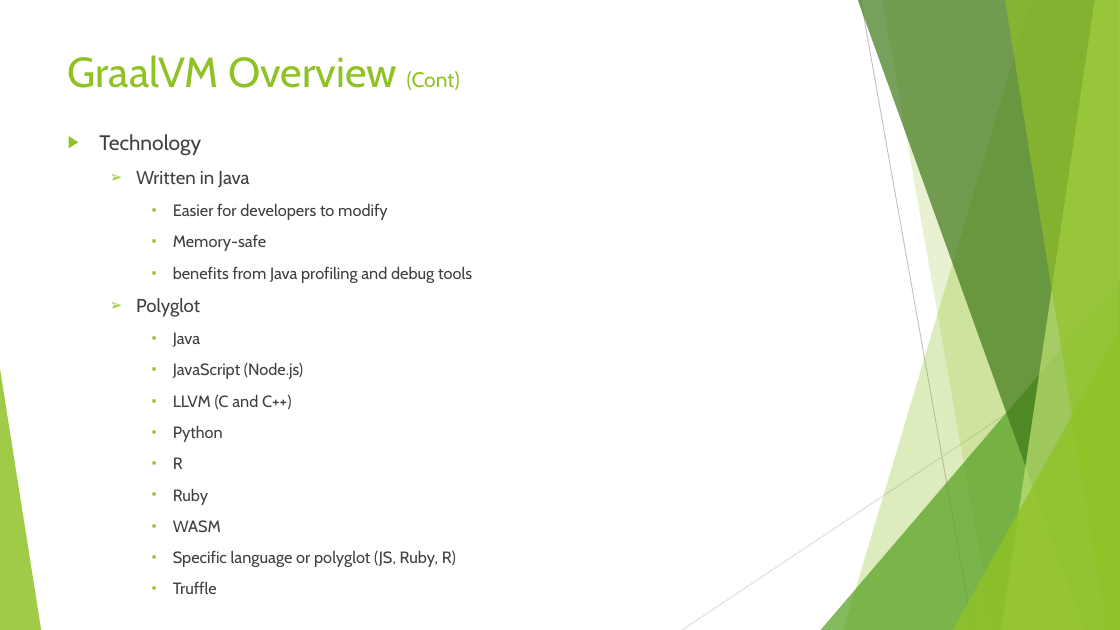
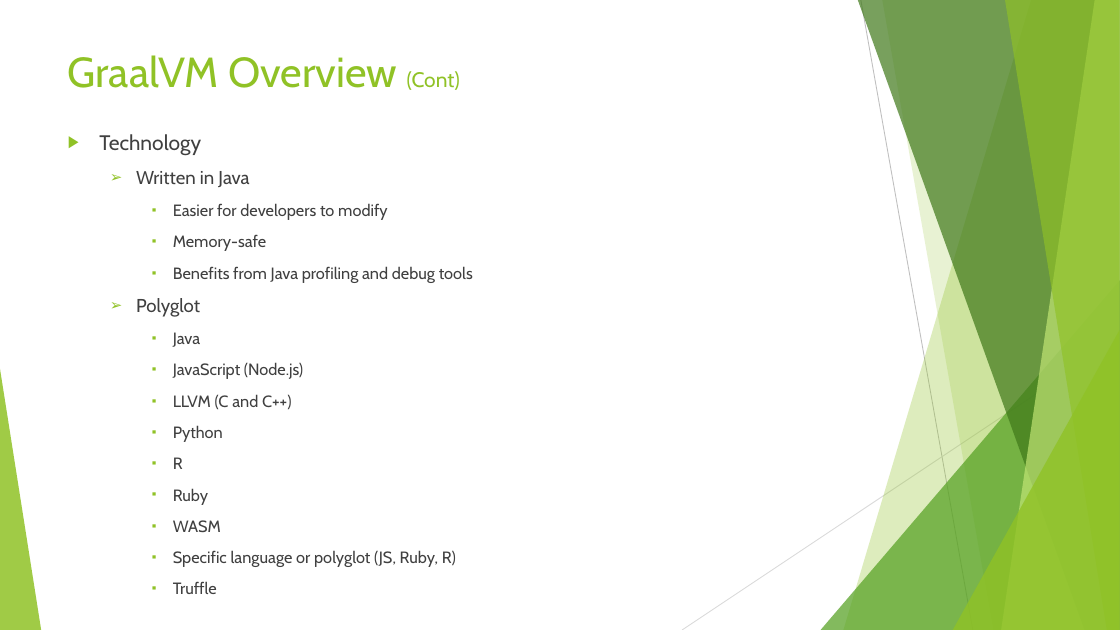
Before and after one commit to Rohan427/Qpid4Graal, a slide deck: slide 11 of doc/reference/GraalVm _Upgrade.pptx. Drawn at 1120x630 pixels with LibreOffice and Linux fonts; fonts in the diff are those of the drawing. Boxes give left, top, right and bottom in pixels: in the first picture for what was removed or moved away, otherwise in the second. Text is boxed around its words. In the diff, an @@ line names an element or a change of style, - is before the commit and + after.

Commit message:
GraalVM Upgrade PPT RC1

```diff
--- a/doc/reference/GraalVm _Upgrade.pptx
+++ b/doc/reference/GraalVm _Upgrade.pptx
@@ text at (173,266,473,283): text changed @@
-    ▪ benefits from Java profiling and debug tools
+    ▪ Benefits from Java profiling and debug tools
```
Also in this commit, not shown: 6 other slides changed, 5 slides added.
